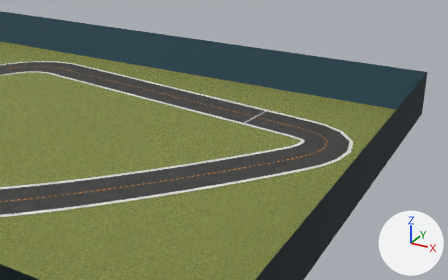
The COLLADA model bundle/meshes/arctic_open_cw/arctic_open_cw.dae: old version first, new version second.
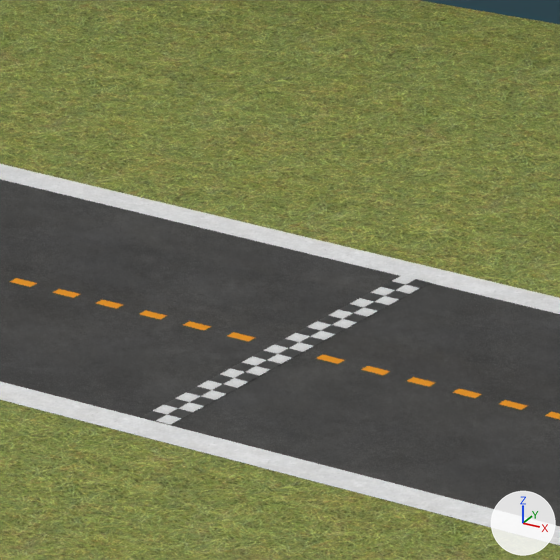
Each version appears first from a camera (50 mm lens) standing at (12.4, -8.9, 5.17) and looking at (6.18, 2.4, -0.48), and next in a close-up on the part from 52% to 62% of the width and 31% to 48% of the height. Arrows for +X, +Y and +Z are at lower right; the lights stay in place. Where no turn or scale is listed for an object, it has been applied to the vertices.

Before the edit, the objects in view are built like this:
```python
me_fieldshape_mesh = bpy.data.meshes.new('fieldShape-mesh')
me_fieldshape_mesh.from_pydata(...)  # 4 vertices, 2 faces; spans x -10.0..10.0, y -4.9..4.9, z 0.0
me_fieldshape_mesh.materials.append(mat_field_materialref)  # picture img_field_png
me_ilshape_mesh = bpy.data.meshes.new('ilShape-mesh')
me_ilshape_mesh.from_pydata(...)  # 280 vertices, 280 faces; spans x -9.2..9.2, y -4.1..4.1, z 0.0
me_ilshape_mesh.materials.append(mat_il_materialref)  # picture img_outerline_png_001
me_plane = bpy.data.meshes.new('Plane')
me_plane.from_pydata(...)  # 12 vertices, 6 faces; spans x -0.088..0.089, y -0.457..0.457, z 0.0
me_plane.materials.append(mat_startline)  # picture img_startline_png
ob_field = bpy.data.objects.new('field', me_fieldshape_mesh)
ob_field.location = (0.0, 0.0, 0.0)
ob_il = bpy.data.objects.new('il', me_ilshape_mesh)
ob_il.location = (0.0, 0.0, 0.0)
ob_startline = bpy.data.objects.new('StartLine', me_plane)
ob_startline.location = (6.709, 2.911, 0.002)
# also in view: 'cl' at (0.0, 0.0, 0.0); 'ol' at (0.0, 0.0, 0.0); 'road' at (0.0, 0.0, 0.0); 'wall' at (0.0, 0.0, 0.5)
```
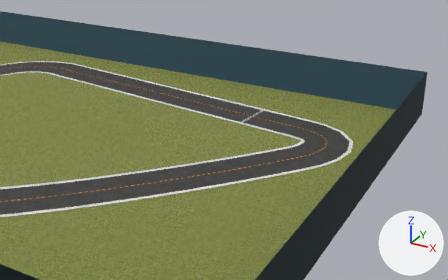
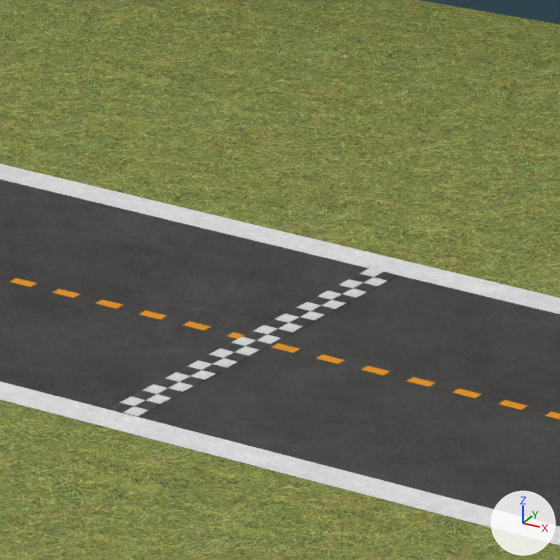
The change, as JSON lines over the scene's bpy script:
```json
{"op": "set", "path": "ob_startline.location", "old": "(6.709, 2.911, 0.002)", "new": "(6.637, 2.918, 0.002)"}
```

Pixel boxes [x1, y1, x2, y2] of what changed, in the close-ups (560 x 560 px):
```json
{"object": "StartLine", "change": "moved", "before": [142, 276, 430, 424], "after": [108, 268, 397, 416]}
```
